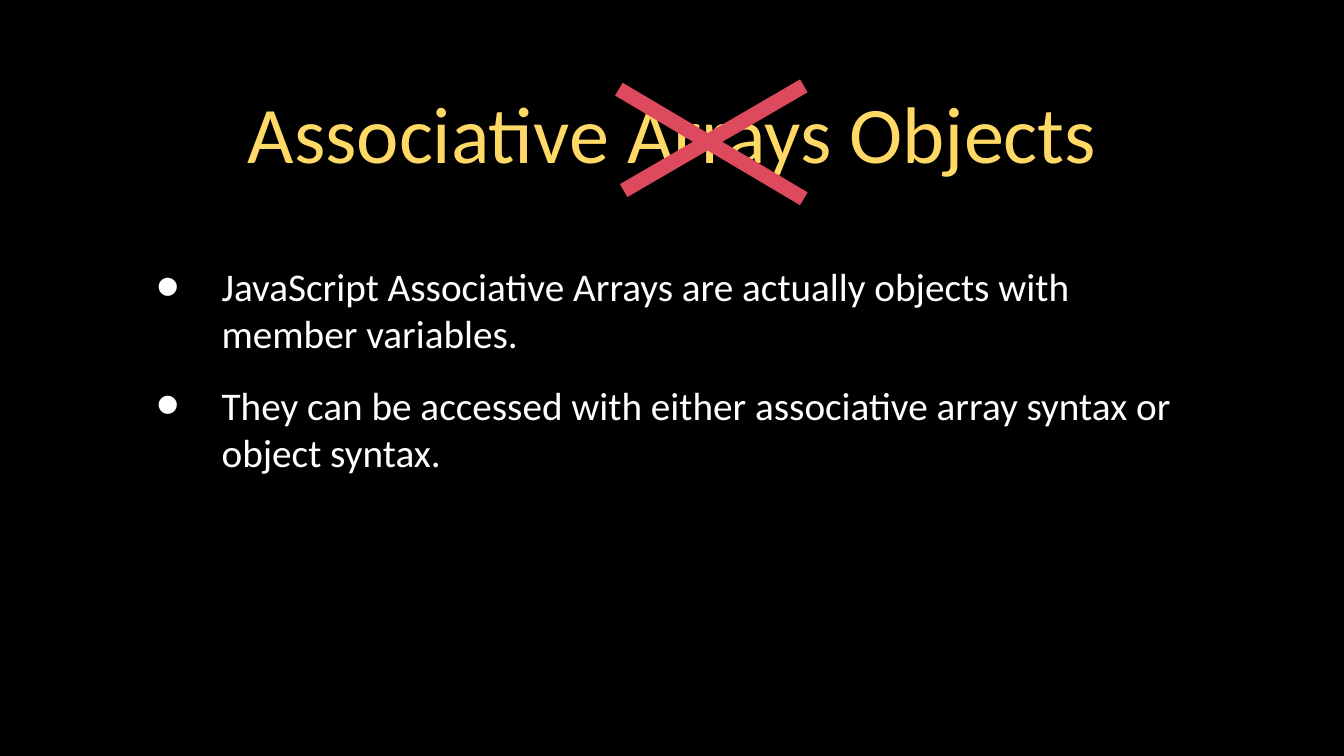
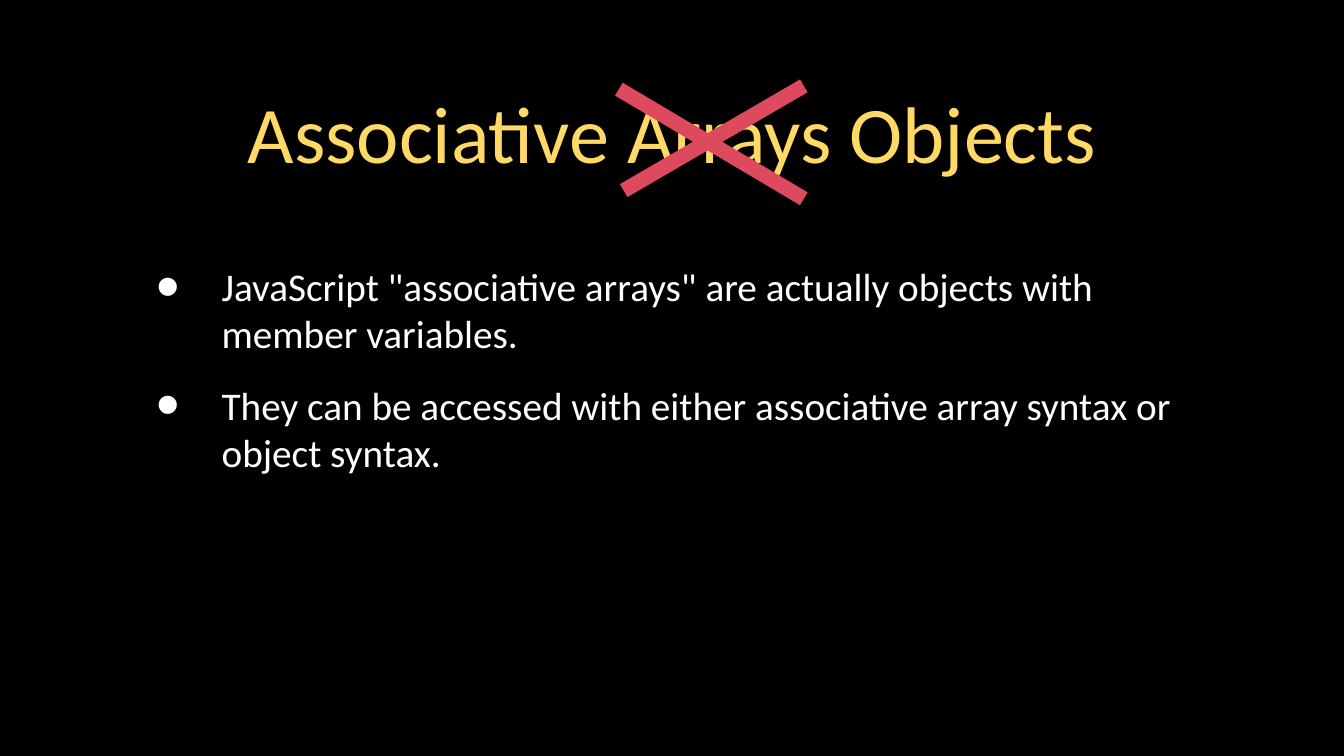
Before and after one commit to csev/dj4e, a slide deck: slide 7 of lectures/JS-04-JSON.ppt (slide 8 before the commit). Drawn at 1344x756 pixels with LibreOffice and Linux fonts; fonts in the diff are those of the drawing. Boxes give left, top, right and bottom in pixels: in the first picture for what was removed or moved away, otherwise in the second. Text is boxed around its words. In the diff, an @@ line names an element or a change of style, - is before the commit and + after.

```diff
--- a/lectures/JS-04-JSON.ppt
+++ b/lectures/JS-04-JSON.ppt
@@ text at box(222, 273, 1093, 349): text changed @@
-• JavaScript Associative Arrays are actually objects with member variables.
+• JavaScript "associative arrays" are actually objects with member variables.
```
Also in this commit, not shown: 4 other slides changed, 2 slides removed, 18 other files.
